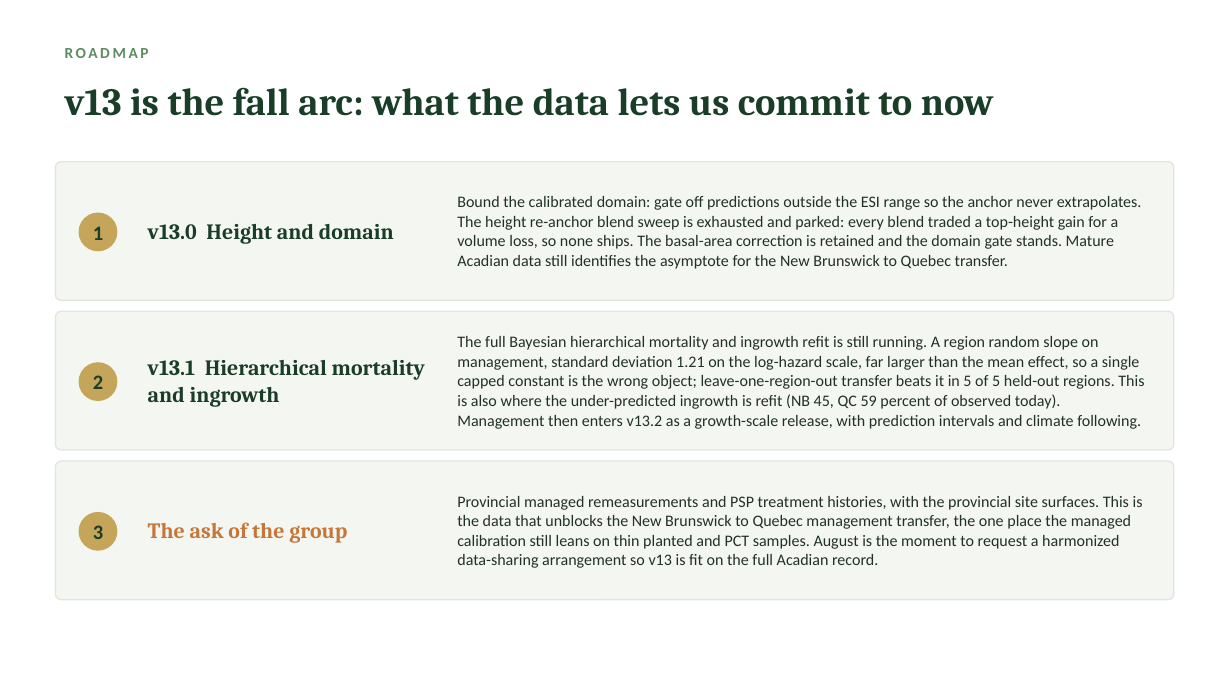
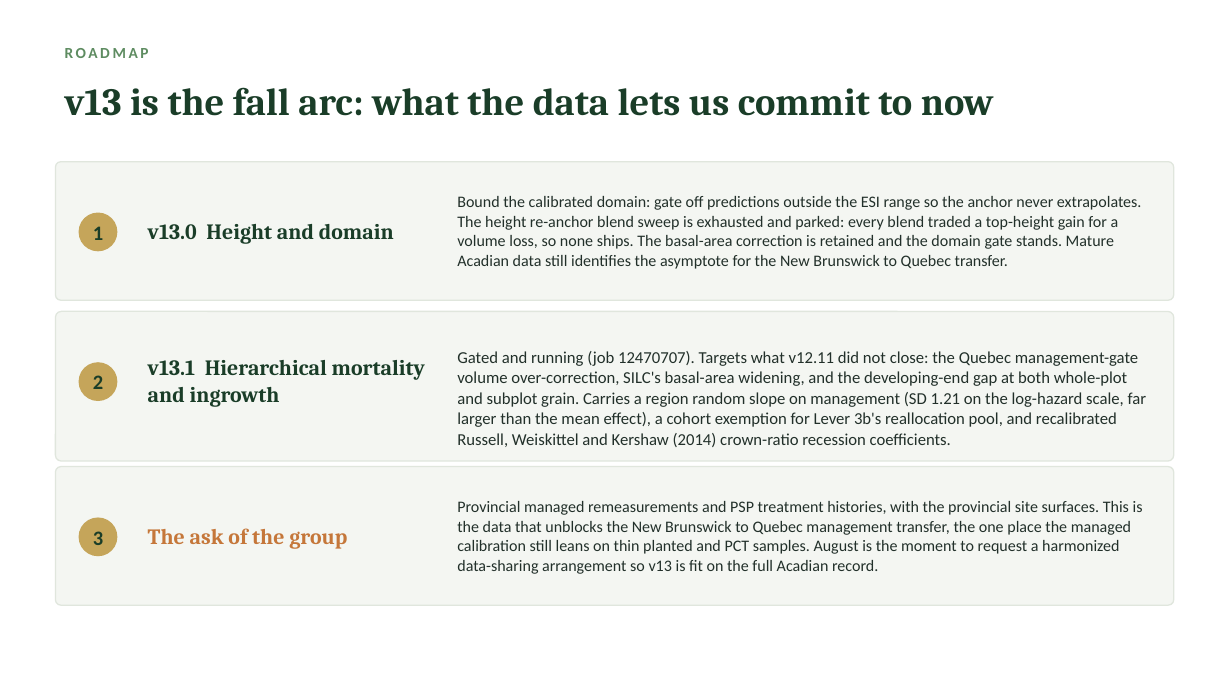
Before and after one commit to holoros/fvs-acd, a slide deck: slide 39 of FVS-ACD_Hennigar_Aug2026.pptx (slide 19 before the commit). Drawn at 1232x693 pixels with LibreOffice and Linux fonts; fonts in the diff are those of the drawing. Boxes give left, top, right and bottom in pixels: in the first picture for what was removed or moved away, otherwise in the second. Text is boxed around its words. In the diff, an @@ line names an element or a change of style, - is before the commit and + after.

```diff
--- a/FVS-ACD_Hennigar_Aug2026.pptx
+++ b/FVS-ACD_Hennigar_Aug2026.pptx
@@ rounded rectangle: place and size @@
-rounded rectangle at (55, 311, 1174, 450)
+rounded rectangle at (55, 311, 1174, 461)
@@ text at (457, 351, 1147, 447): text changed; size 12.5 to 13 pt @@
-The full Bayesian hierarchical mortality and ingrowth refit is still running. A region random slope on management, standard deviation 1.21 on the log-hazard scale, far larger than the mean effect, so a single capped constant is the wrong object; leave-one-region-out transfer beats it in 5 of 5 held-out regions. This is also where the under-predicted ingrowth is refit (NB 45, QC 59 percent of observed today). Management then enters v13.2 as a growth-scale release, with prediction intervals and climate following.
+Gated and running (job 12470707). Targets what v12.11 did not close: the Quebec management-gate volume over-correction, SILC's basal-area widening, and the developing-end gap at both whole-plot and subplot grain. Carries a region random slope on management (SD 1.21 on the log-hazard scale, far larger than the mean effect), a cohort exemption for Lever 3b's reallocation pool, and recalibrated Russell, Weiskittel and Kershaw (2014) crown-ratio recession coefficients.
@@ 3 texts, 1 rounded rectangle, 1 ellipse: place and size @@
-3 texts, 1 rounded rectangle, 1 ellipse at (55, 461, 1174, 600)
+3 texts, 1 rounded rectangle, 1 ellipse at (55, 467, 1174, 605)
```
Also in this commit, not shown: 11 other slides changed, 22 slides added, 2 slides removed, 33 other files.
